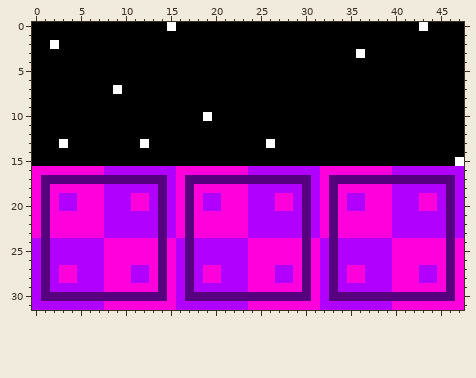
One commit to this pixel-art sprite: src/resources/systemTextures.png. Above: the version before the commit.
The file is 48x32 pixels.
Now the later version:
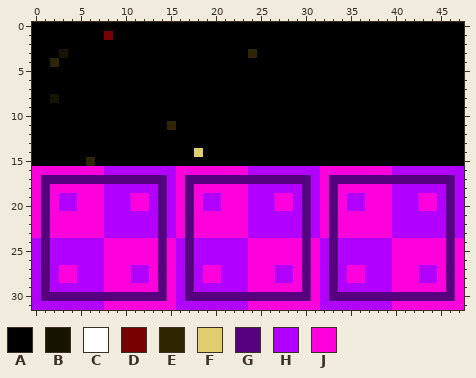
Palette (. is transparent): A #000000  B #161300  C #ffffff  D #770000  E #2d2600  F #e0cd70  G #57007f  H #b200ff  J #ff00dc
Log entry: V2.3.4.2 Numerous Fixes to streamline maps/system (Might consider putting them together)
The edit:
@@ x 0..47 @@
- 0 AAAAAAAAAAAAAAACAAAAAAAAAAAAAAAAAAAAAAAAAAACAAAA
- 1 AAAAAAAAAAAAAAAAAAAAAAAAAAAAAAAAAAAAAAAAAAAAAAAA
- 2 AACAAAAAAAAAAAAAAAAAAAAAAAAAAAAAAAAAAAAAAAAAAAAA
- 3 AAAAAAAAAAAAAAAAAAAAAAAAAAAAAAAAAAAACAAAAAAAAAAA
- 4 AAAAAAAAAAAAAAAAAAAAAAAAAAAAAAAAAAAAAAAAAAAAAAAA
+ 0 AAAAAAAAAAAAAAAAAAAAAAAAAAAAAAAAAAAAAAAAAAAAAAAA
+ 1 AAAAAAAADAAAAAAAAAAAAAAAAAAAAAAAAAAAAAAAAAAAAAAA
+ 2 AAAAAAAAAAAAAAAAAAAAAAAAAAAAAAAAAAAAAAAAAAAAAAAA
+ 3 AAABAAAAAAAAAAAAAAAAAAAAEAAAAAAAAAAAAAAAAAAAAAAA
+ 4 AAEAAAAAAAAAAAAAAAAAAAAAAAAAAAAAAAAAAAAAAAAAAAAA
  5 AAAAAAAAAAAAAAAAAAAAAAAAAAAAAAAAAAAAAAAAAAAAAAAA
  6 AAAAAAAAAAAAAAAAAAAAAAAAAAAAAAAAAAAAAAAAAAAAAAAA
- 7 AAAAAAAAACAAAAAAAAAAAAAAAAAAAAAAAAAAAAAAAAAAAAAA
- 8 AAAAAAAAAAAAAAAAAAAAAAAAAAAAAAAAAAAAAAAAAAAAAAAA
+ 7 AAAAAAAAAAAAAAAAAAAAAAAAAAAAAAAAAAAAAAAAAAAAAAAA
+ 8 AABAAAAAAAAAAAAAAAAAAAAAAAAAAAAAAAAAAAAAAAAAAAAA
  9 AAAAAAAAAAAAAAAAAAAAAAAAAAAAAAAAAAAAAAAAAAAAAAAA
-10 AAAAAAAAAAAAAAAAAAACAAAAAAAAAAAAAAAAAAAAAAAAAAAA
-11 AAAAAAAAAAAAAAAAAAAAAAAAAAAAAAAAAAAAAAAAAAAAAAAA
+10 AAAAAAAAAAAAAAAAAAAAAAAAAAAAAAAAAAAAAAAAAAAAAAAA
+11 AAAAAAAAAAAAAAAEAAAAAAAAAAAAAAAAAAAAAAAAAAAAAAAA
 12 AAAAAAAAAAAAAAAAAAAAAAAAAAAAAAAAAAAAAAAAAAAAAAAA
-13 AAACAAAAAAAACAAAAAAAAAAAAACAAAAAAAAAAAAAAAAAAAAA
-14 AAAAAAAAAAAAAAAAAAAAAAAAAAAAAAAAAAAAAAAAAAAAAAAA
-15 AAAAAAAAAAAAAAAAAAAAAAAAAAAAAAAAAAAAAAAAAAAAAAAC
+13 AAAAAAAAAAAAAAAAAAAAAAAAAAAAAAAAAAAAAAAAAAAAAAAA
+14 AAAAAAAAAAAAAAAAAAFAAAAAAAAAAAAAAAAAAAAAAAAAAAAA
+15 AAAAAAEAAAAAAAAAAAAAAAAAAAAAAAAAAAAAAAAAAAAAAAAA
 16 JJJJJJJJHHHHHHHHJJJJJJJJHHHHHHHHJJJJJJJJHHHHHHHH
